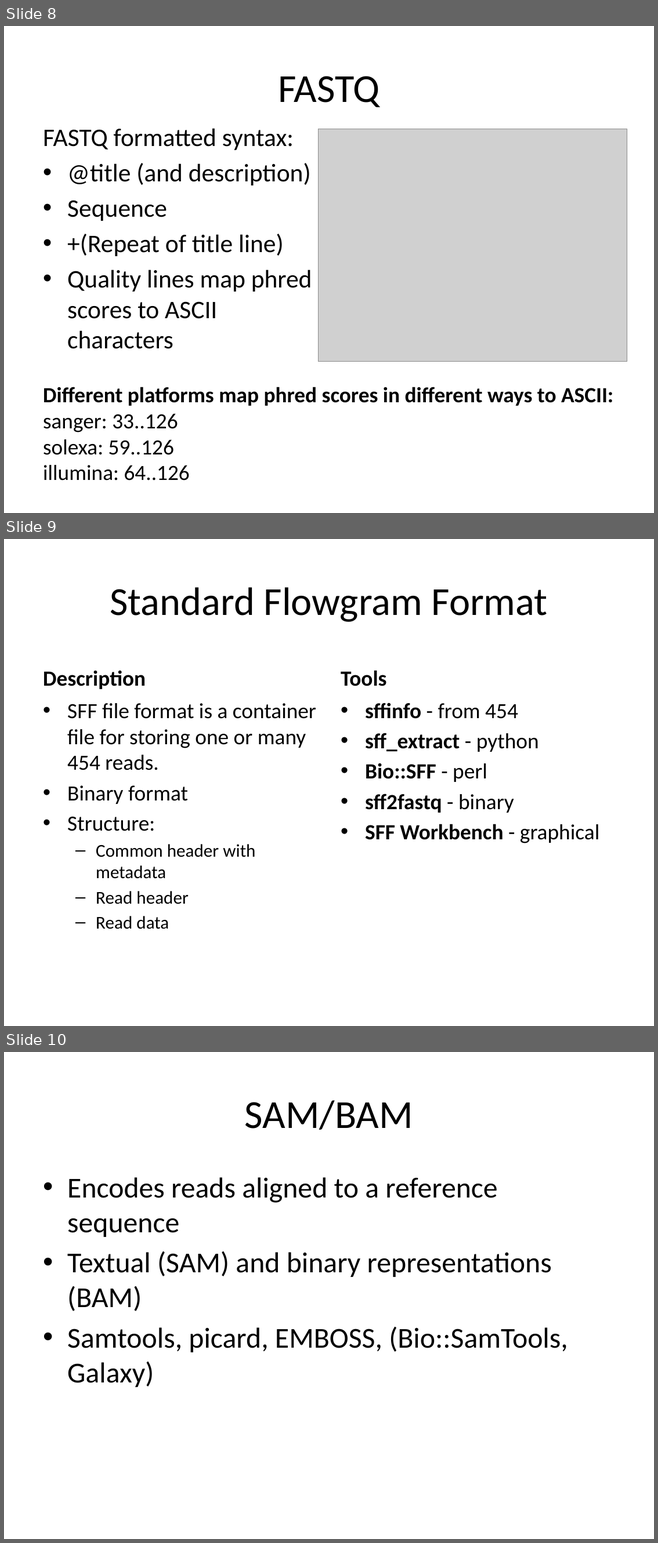
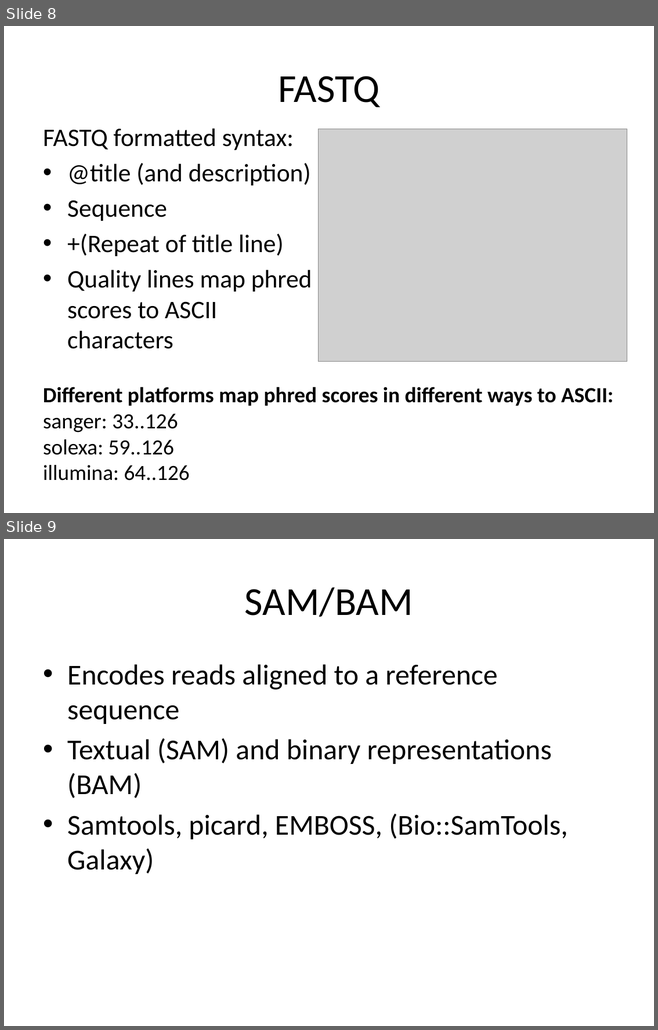
Before and after one commit to naturalis/arangs, a slide deck: doc/slides/day1/session2/NGSdata.pptx. Shown one above the other, each under a label of ours: slides 8, 9 and 10 before the commit, slides 8 and 9 after it. The pictures are 658x1543 and 658x1030 pixels, drawn with LibreOffice and Linux fonts; fonts in the diff are those of the drawing; grey boxes stand for pictures. Boxes give left, top, right and bottom in pixels: in the first picture for what was removed or moved away, otherwise in the second. Text is boxed around its words. In the diff, an @@ line names an element or a change of style, - is before the commit and + after.

```diff
--- a/doc/slides/day1/session2/NGSdata.pptx
+++ b/doc/slides/day1/session2/NGSdata.pptx
@@ slide 9 removed at [4,539,654,1026], background #FFFFFF @@
@@ title removed at [110,587,547,622] @@
-Standard Flowgram Format
@@ text removed at [43,670,146,689] @@
-Description
@@ text removed at [340,670,386,686] @@
-Tools
@@ text removed at [67,703,316,929] @@
-• SFF file format is a container file for storing one or many 454 reads.
-• Binary format
-• Structure:
-  – Common header with metadata
-  – Read header
-  – Read data
@@ text removed at [365,703,599,843] @@
-• sffinfo - from 454
-• sff_extract - python
-• Bio::SFF - perl
-• sff2fastq - binary
-• SFF Workbench - graphical
@@ what was slide 10 is now slide 9 @@
```
Also in this commit, not shown: 3 slides changed.
